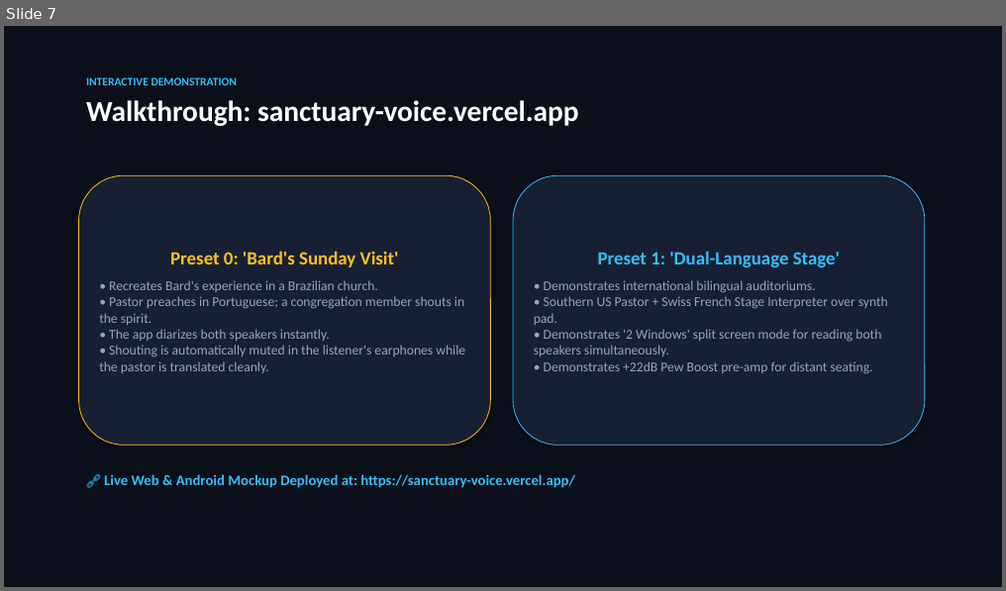
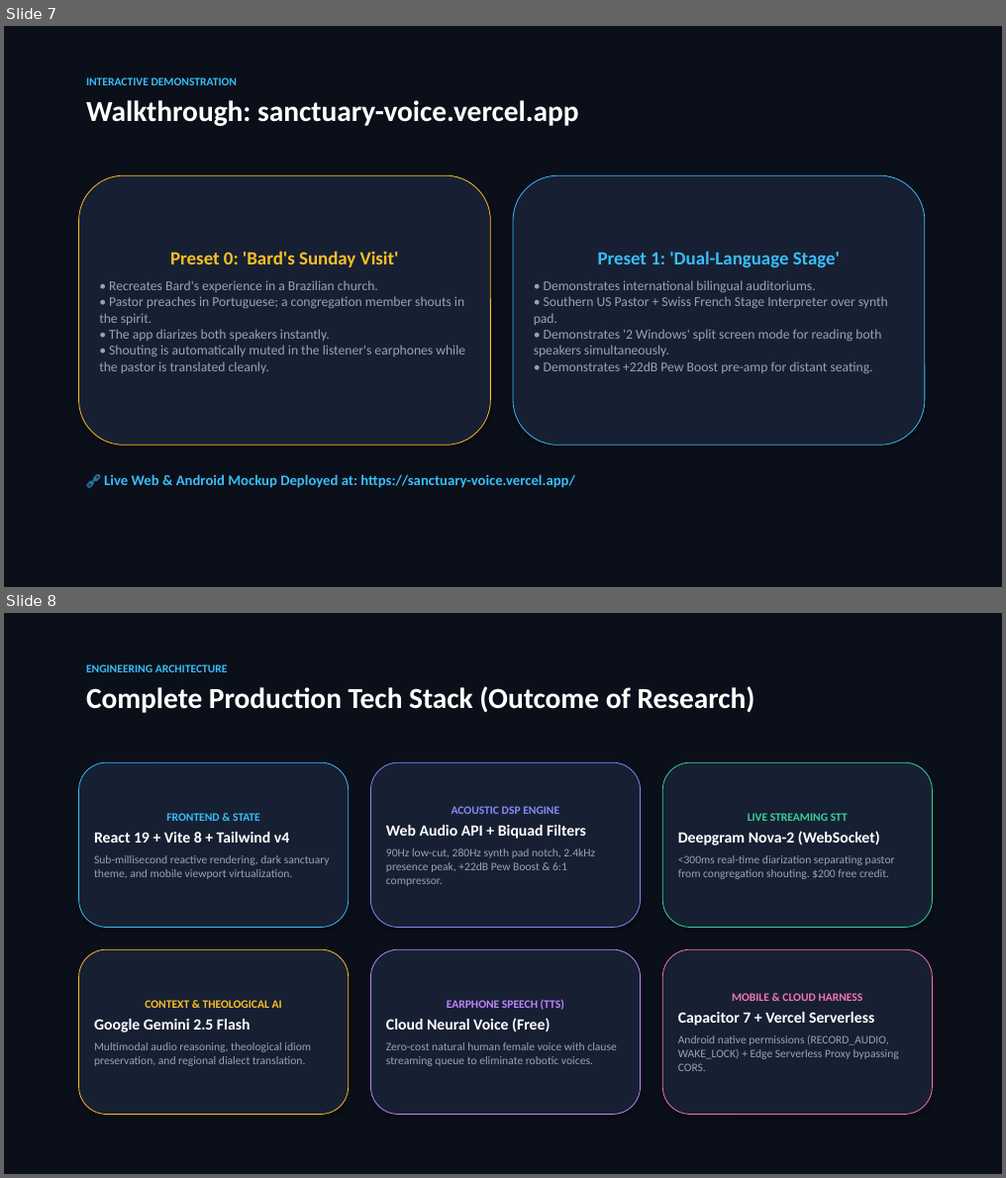
Before and after one commit to Logeo-bom/sanctuary-voice, a slide deck: presentation_briefing_clean.pptx. Shown one above the other, each under a label of ours: slide 7 before the commit, slides 7 and 8 after it. The pictures are 1006x591 and 1006x1178 pixels, drawn with LibreOffice and Linux fonts; fonts in the diff are those of the drawing. Boxes give left, top, right and bottom in pixels: in the first picture for what was removed or moved away, otherwise in the second. Text is boxed around its words. In the diff, an @@ line names an element or a change of style, - is before the commit and + after.

Commit message:
feat(presentation): add dedicated Tech Stack Architecture slide based on research outcomes

```diff
--- a/presentation_briefing_clean.pptx
+++ b/presentation_briefing_clean.pptx
@@ slide 8 added at (x1=4, y1=613, x2=1002, y2=1174), background #FFFFFF @@
@@ rectangle added at (x1=4, y1=613, x2=1002, y2=1174), fill #0B0F19 @@
@@ text added at (x1=86, y1=664, x2=755, y2=713), 28 pt, text #FFFFFF, bold @@
+ENGINEERING ARCHITECTURE
+Complete Production Tech Stack (Outcome of Research)
@@ rounded rectangle added at (x1=79, y1=762, x2=349, y2=928), fill #172033, outline #38BDF8 0.75 pt, 11 pt, text #94A3B8 @@
+FRONTEND & STATE
+React 19 + Vite 8 + Tailwind v4
+Sub-millisecond reactive rendering, dark sanctuary theme, and mobile viewport virtualization.
@@ rounded rectangle added at (x1=371, y1=762, x2=641, y2=928), fill #172033, outline #818CF8 0.75 pt, 11 pt, text #94A3B8 @@
+ACOUSTIC DSP ENGINE
+Web Audio API + Biquad Filters
+90Hz low-cut, 280Hz synth pad notch, 2.4kHz presence peak, +22dB Pew Boost & 6:1 compressor.
@@ rounded rectangle added at (x1=662, y1=762, x2=933, y2=928), fill #172033, outline #34D399 0.75 pt, 11 pt, text #94A3B8 @@
+LIVE STREAMING STT
+Deepgram Nova-2 (WebSocket)
+<300ms real-time diarization separating pastor from congregation shouting. $200 free credit.
@@ rounded rectangle added at (x1=79, y1=950, x2=349, y2=1115), fill #172033, outline #FBBF24 0.75 pt, 11 pt, text #94A3B8 @@
+CONTEXT & THEOLOGICAL AI
+Google Gemini 2.5 Flash
+Multimodal audio reasoning, theological idiom preservation, and regional dialect translation.
@@ rounded rectangle added at (x1=371, y1=950, x2=641, y2=1115), fill #172033, outline #C084FC 0.75 pt, 11 pt, text #94A3B8 @@
+EARPHONE SPEECH (TTS)
+Cloud Neural Voice (Free)
+Zero-cost natural human female voice with clause streaming queue to eliminate robotic voices.
@@ rounded rectangle added at (x1=662, y1=950, x2=933, y2=1115), fill #172033, outline #F472B6 0.75 pt, 11 pt, text #94A3B8 @@
+MOBILE & CLOUD HARNESS
+Capacitor 7 + Vercel Serverless
+Android native permissions (RECORD_AUDIO, WAKE_LOCK) + Edge Serverless Proxy bypassing CORS.
```
Also in this commit, not shown: 2 other files.
